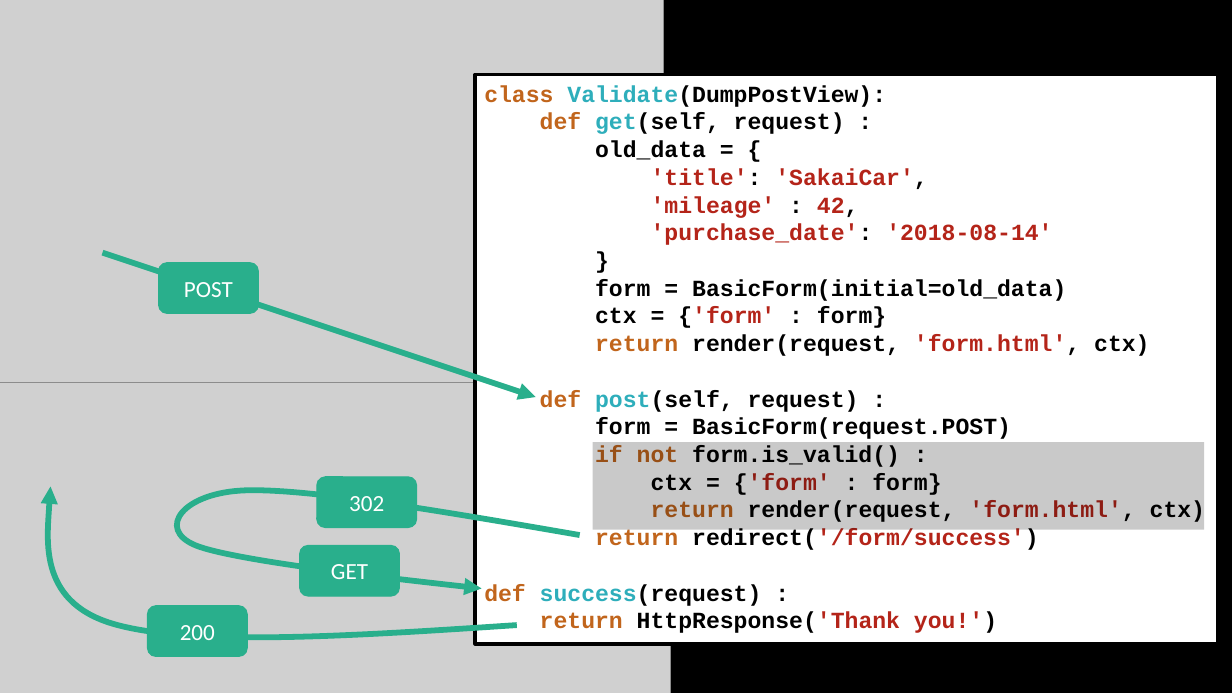
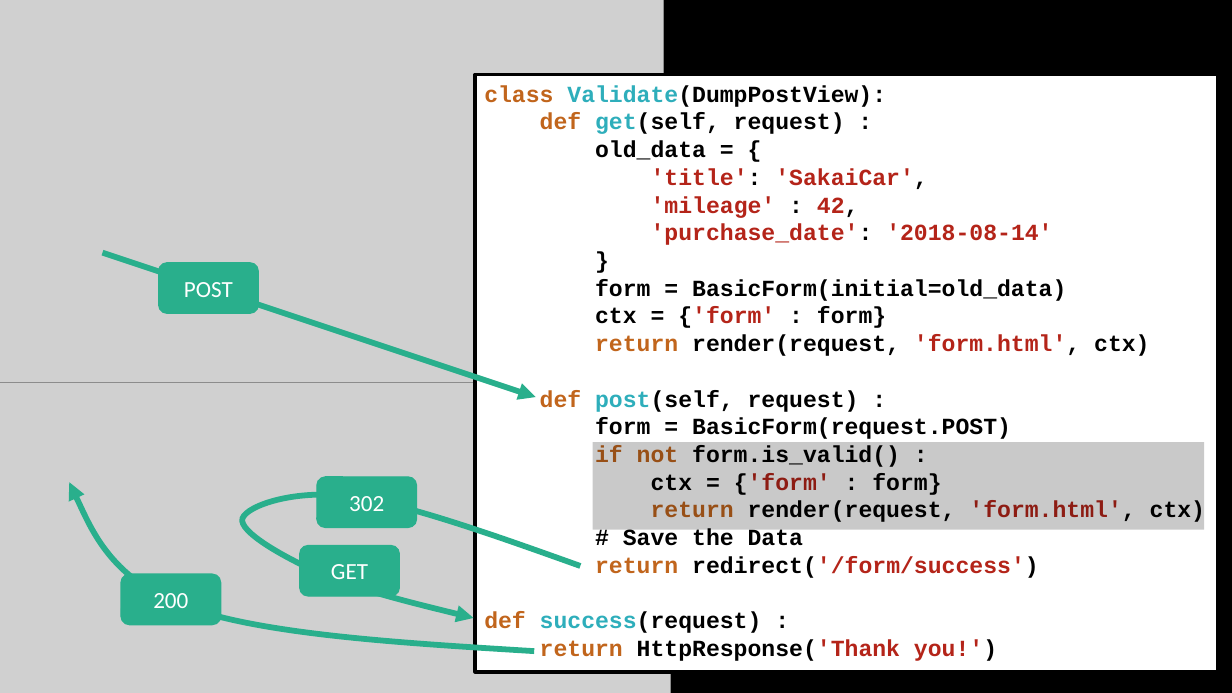
Before and after one commit to csev/dj4e, a slide deck: slide 25 of lectures/DJ-07-Forms.pptx. Drawn at 1232x693 pixels with LibreOffice and Linux fonts; fonts in the diff are those of the drawing; grey boxes stand for pictures. Boxes give left, top, right and bottom in pixels: in the first picture for what was removed or moved away, otherwise in the second. Text is boxed around its words. In the diff, an @@ line names an element or a change of style, - is before the commit and + after.

```diff
--- a/lectures/DJ-07-Forms.pptx
+++ b/lectures/DJ-07-Forms.pptx
@@ rectangle "class Validate(DumpPostView):": place and size @@
-rectangle "class Validate(DumpPostView):" at <box>475,75,1218,644</box>
+rectangle "class Validate(DumpPostView):" at <box>475,75,1218,672</box>
@@ freeform shape: place and size @@
-freeform shape at <box>49,487,517,638</box>
+freeform shape at <box>69,482,534,652</box>
@@ freeform shape: place and size @@
-freeform shape at <box>177,491,579,589</box>
+freeform shape at <box>242,494,580,617</box>
@@ text in rectangle at <box>595,528,1039,578</box>: text changed; text colour #B42419 to #000000 @@
-return redirect('/form/success')
+# Save the Data
+return redirect('/form/success')
@@ rounded rectangle "200": place and size @@
-rounded rectangle "200" at <box>148,606,248,657</box>
+rounded rectangle "200" at <box>121,574,221,625</box>
```
Also in this commit, not shown: 7 other slides changed, 1 slide added, 2 other files.
